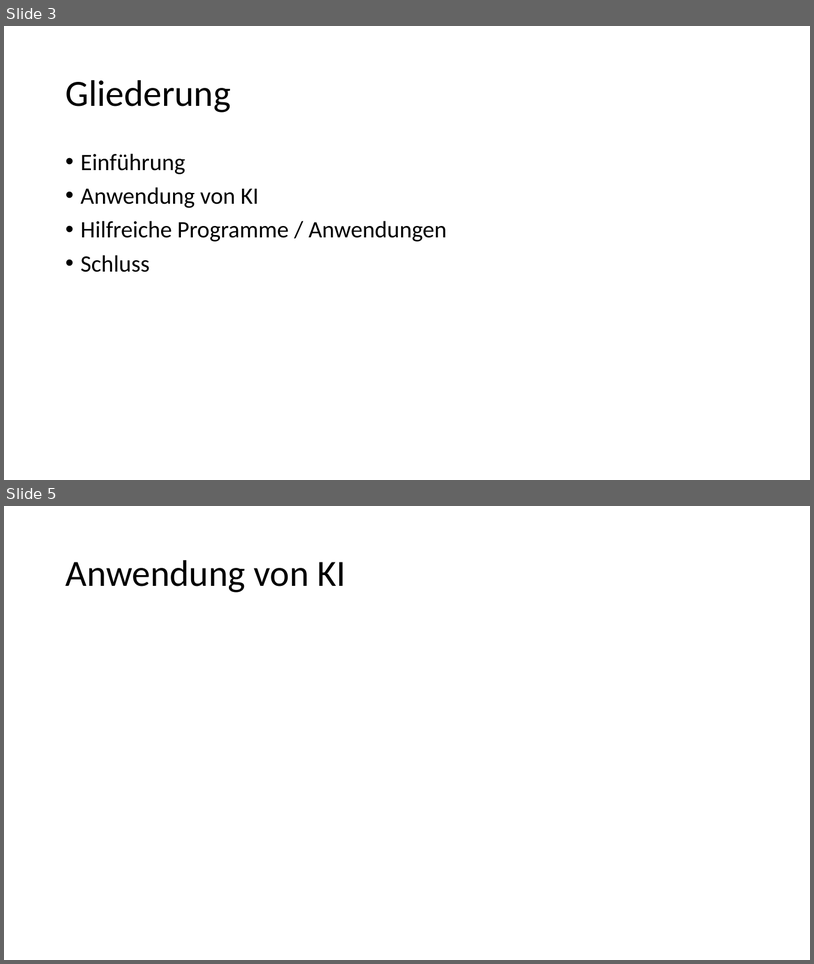
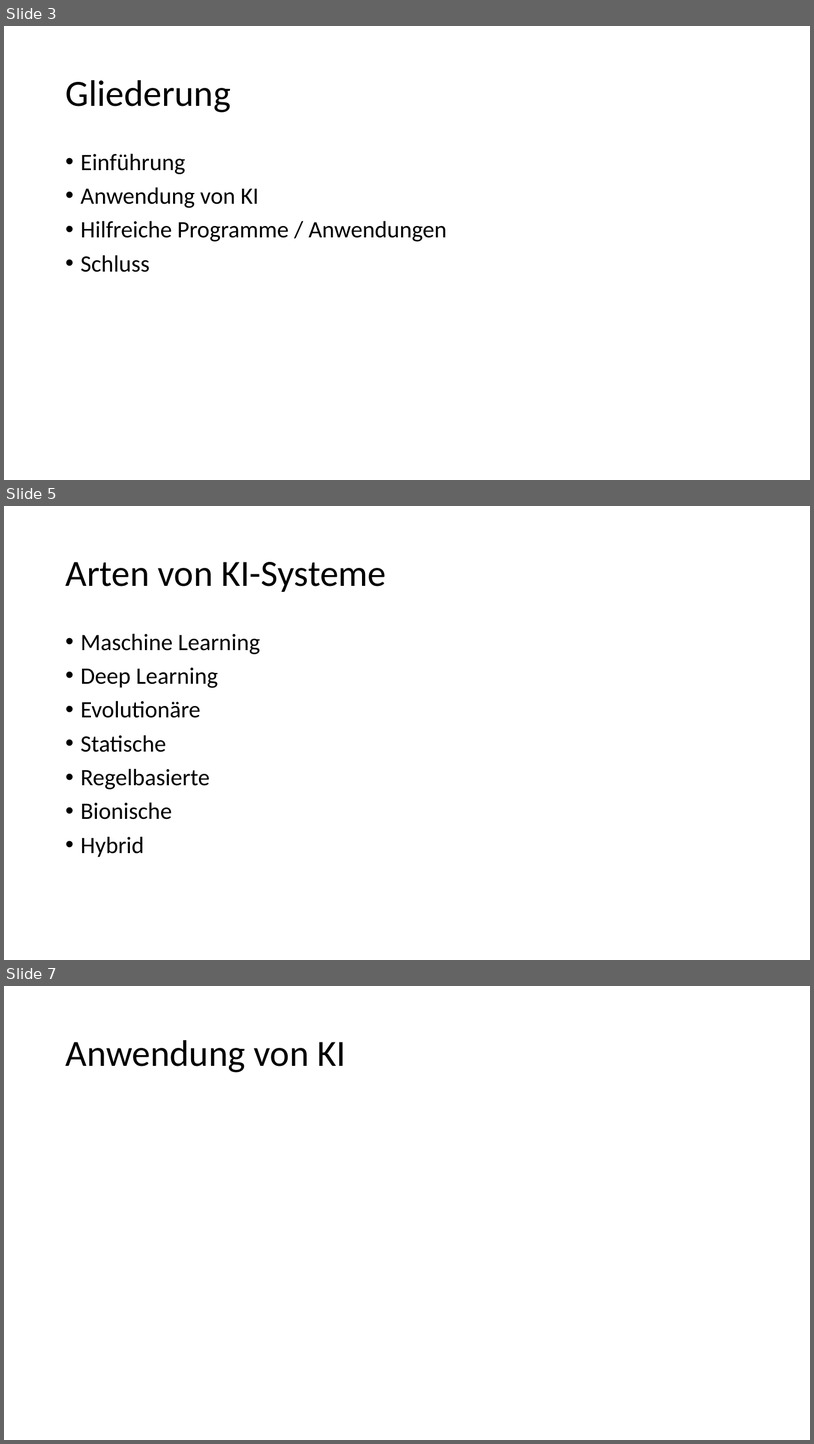
Before and after one commit to TomTom148/TomTom148.github.io, a slide deck: AI-Presentation.pptx. Shown one above the other, each under a label of ours: slides 3 and 5 before the commit, slides 3, 5 and 7 after it; the slides between them are not shown. The pictures are 814x964 and 814x1444 pixels, drawn with LibreOffice and Linux fonts; fonts in the diff are those of the drawing. Boxes give left, top, right and bottom in pixels: in the first picture for what was removed or moved away, otherwise in the second. Text is boxed around its words. In the diff, an @@ line names an element or a change of style, - is before the commit and + after.

```diff
--- a/AI-Presentation.pptx
+++ b/AI-Presentation.pptx
@@ slide 5 added at (4,506,810,960), background #FFFFFF @@
@@ title added at (65,562,386,592), 44 pt, text #000000 @@
+Arten von KI-Systeme
@@ text added at (81,633,260,857), 28 pt, text #000000 @@
+• Maschine Learning
+• Deep Learning
+• Evolutionäre
+• Statische
+• Regelbasierte
+• Bionische
+• Hybrid
@@ what was slide 5 is now slide 7 @@
```
Also in this commit, not shown: 1 slide changed, 1 other slide added, 1 other file.
